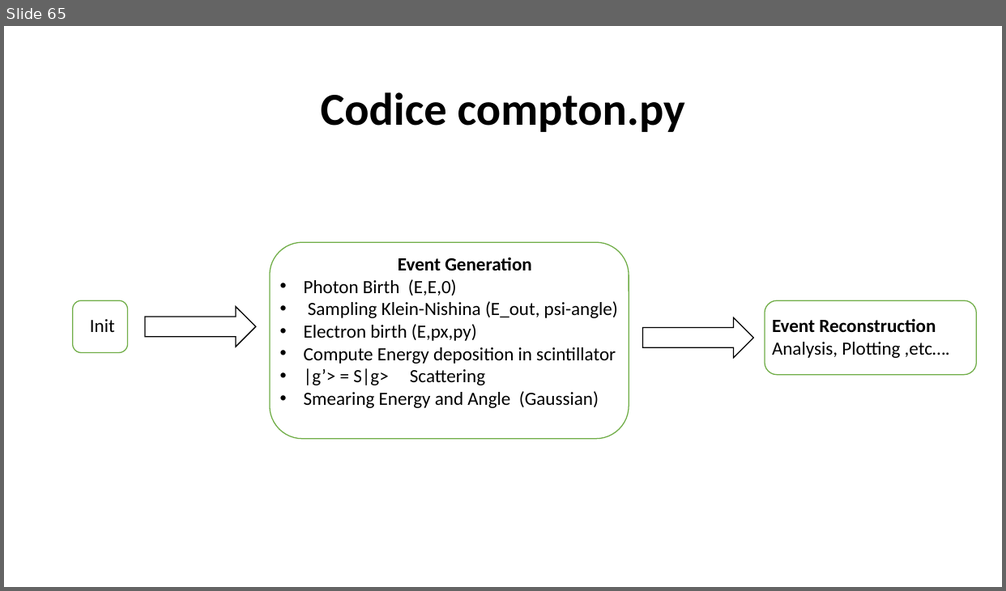
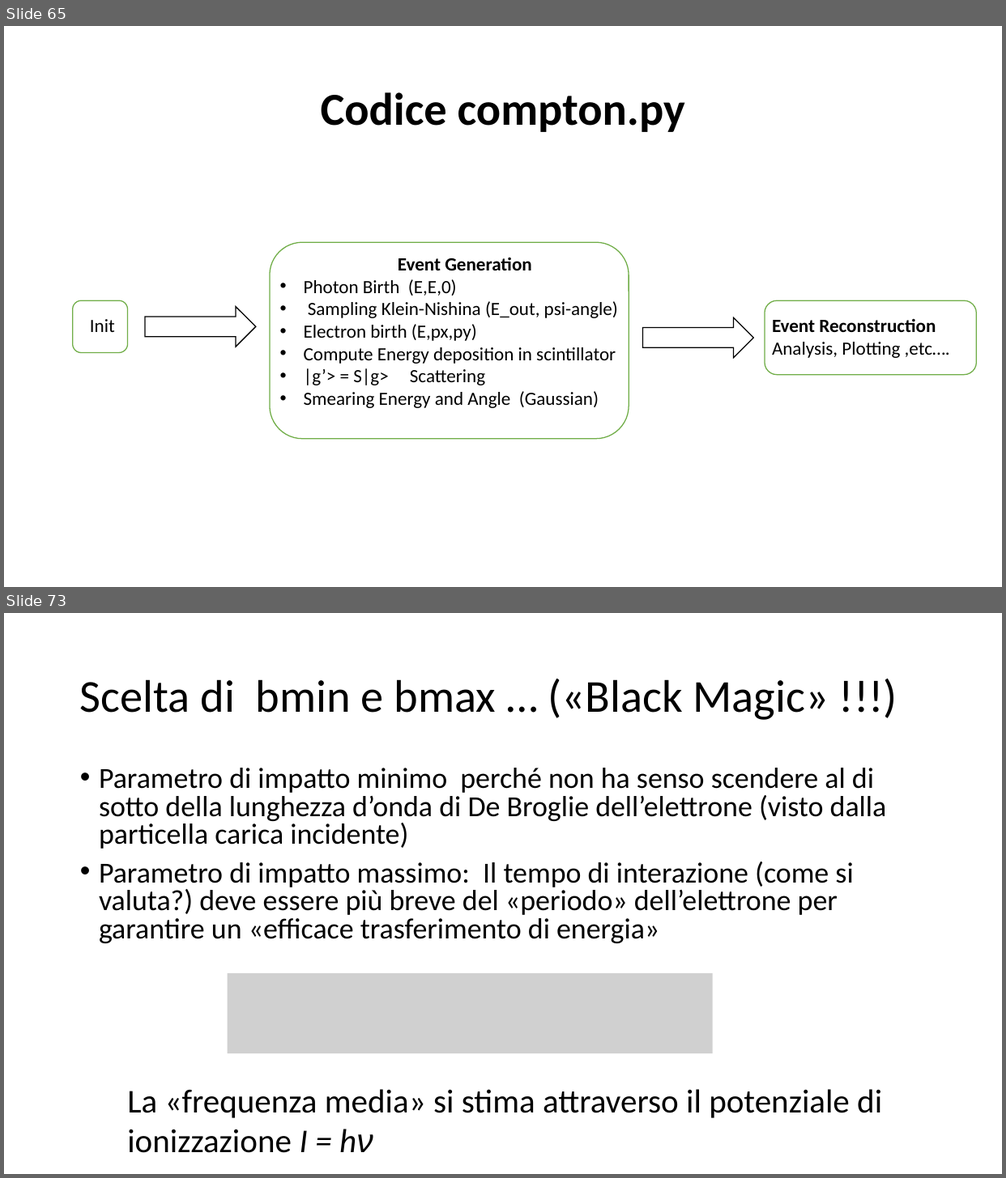
Before and after one commit to marcomonte94/Montecarlo, a slide deck: Slide Corso Metodi Montecarlo.pptx. Shown one above the other, each under a label of ours: slide 65 before the commit, slides 65 and 73 after it; the slides between them are not shown. The pictures are 1006x591 and 1006x1178 pixels, drawn with LibreOffice and Linux fonts; fonts in the diff are those of the drawing; grey boxes stand for pictures. Boxes give left, top, right and bottom in pixels: in the first picture for what was removed or moved away, otherwise in the second. Text is boxed around its words. In the diff, an @@ line names an element or a change of style, - is before the commit and + after.

```diff
--- a/Slide Corso Metodi Montecarlo.pptx
+++ b/Slide Corso Metodi Montecarlo.pptx
@@ slide 73 added at (4,613,1002,1174), background #FFFFFF @@
@@ title added at (80,679,829,720), 44 pt, text #000000 @@
+Scelta di bmin e bmax … («Black Magic» !!!)
@@ text added at (99,768,887,943), 28 pt, text #000000 @@
+• Parametro di impatto minimo perché non ha senso scendere al di sotto della lunghezza d’onda di De Broglie dell’elettrone (visto dalla particella carica incidente)
+• Parametro di impatto massimo: Il tempo di interazione (come si valuta?) deve essere più breve del «periodo» dell’elettrone per garantire un «efficace trasferimento di energia»
@@ picture added at (227,973,712,1054) @@
@@ text added at (127,1089,882,1153), 32 pt, text #000000 @@
+La «frequenza media» si stima attraverso il potenziale di ionizzazione I = hν
```
Also in this commit, not shown: 9 other slides added, 2 other files.
